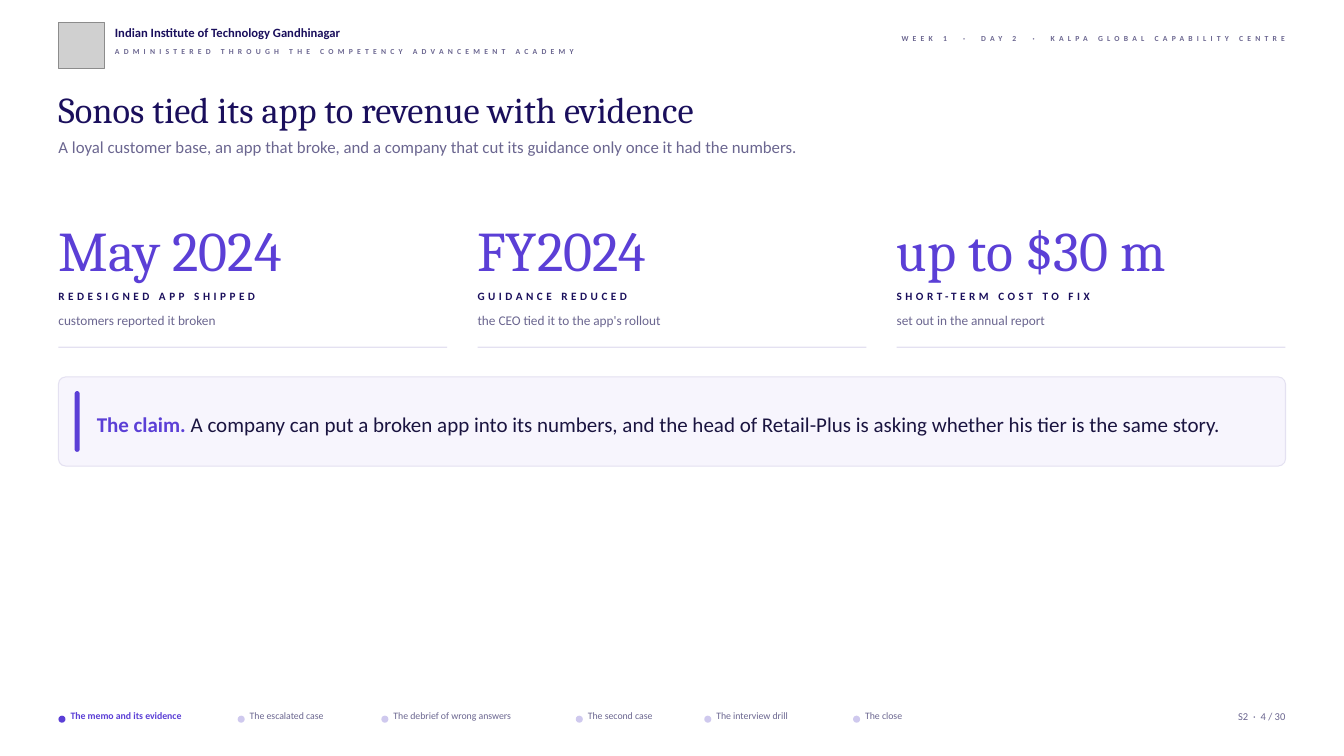
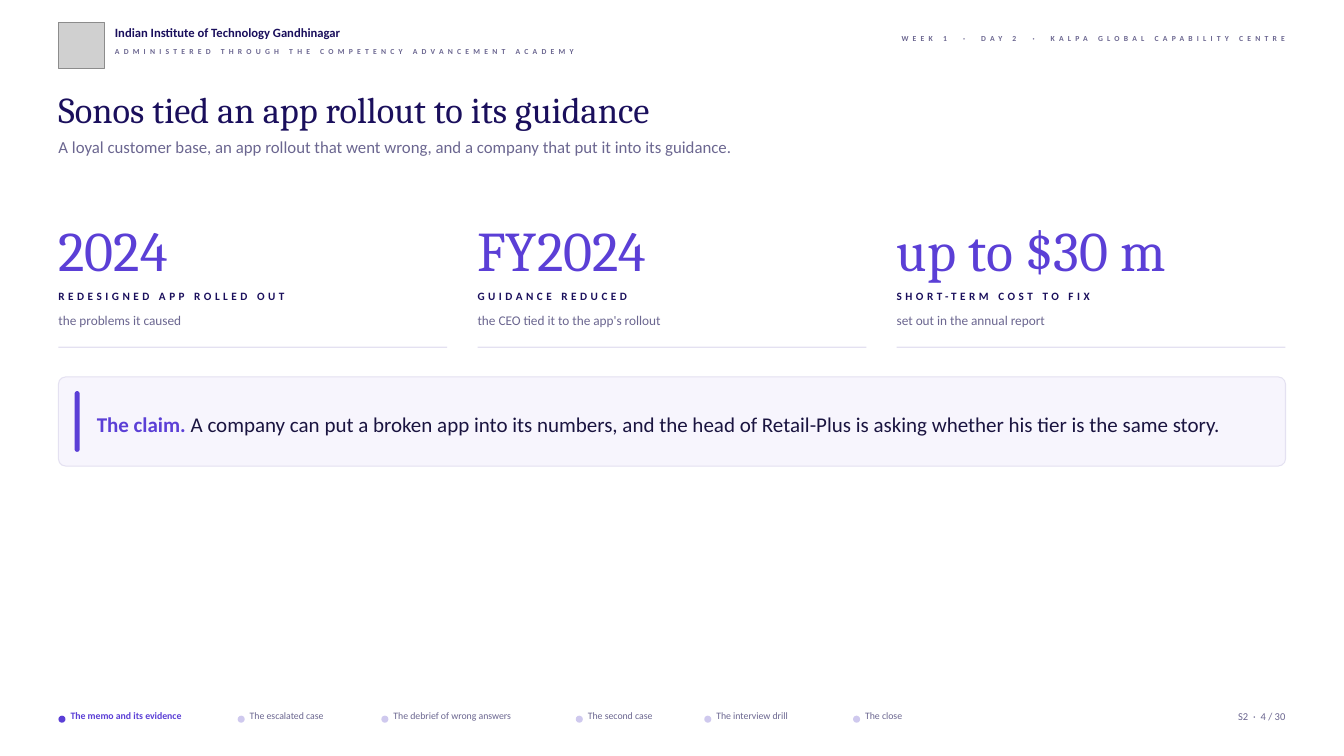
Before and after one commit to fde-academy-lab/c2-content-factory, a slide deck: slide 4 of content/W01/D2/slides/C2_W01_D02_half2_STUDENT.pptx. Drawn at 1344x756 pixels with LibreOffice and Linux fonts; fonts in the diff are those of the drawing; grey boxes stand for pictures; background and template pictures are left out. Boxes give left, top, right and bottom in pixels: in the first picture for what was removed or moved away, otherwise in the second. Text is boxed around its words. In the diff, an @@ line names an element or a change of style, - is before the commit and + after.

```diff
--- a/content/W01/D2/slides/C2_W01_D02_half2_STUDENT.pptx
+++ b/content/W01/D2/slides/C2_W01_D02_half2_STUDENT.pptx
@@ text at bbox=[58, 97, 649, 131]: text changed @@
-Sonos tied its app to revenue with evidence
+Sonos tied an app rollout to its guidance
@@ text at bbox=[58, 141, 731, 156]: text changed @@
-A loyal customer base, an app that broke, and a company that cut its guidance only once it had the numbers.
+A loyal customer base, an app rollout that went wrong, and a company that put it into its guidance.
@@ text at bbox=[58, 233, 167, 272]: text changed @@
-May 2024
+2024
@@ text at bbox=[58, 292, 284, 300]: text changed @@
-REDESIGNED APP SHIPPED
+REDESIGNED APP ROLLED OUT
@@ text at bbox=[58, 316, 182, 327]: text changed @@
-customers reported it broken
+the problems it caused
```
Also in this commit, not shown: 2 other slides changed, 35 other files.
